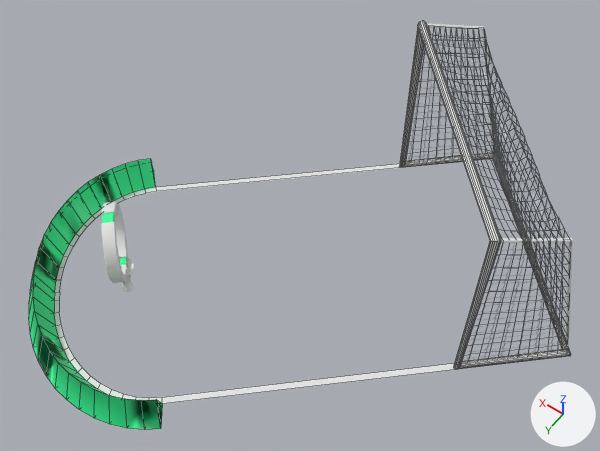
The FBX model MovistarExperience/MovistarCity/SM_Goalkeeper/SM_Goalkeeper.fbx: old version first, new version second.
Before and after are seen from a 50 mm camera at (-1.47, 100.27, 9.63) aimed at (2.26, 95.04, 1.41). Lighting does not change. The marker at lower right points along +X, +Y and +Z. Mesh edges are drawn as thin lines on the coarser meshes. Where no turn or scale is listed for an object, it has been applied to the vertices.

Objects in the first picture: 'grass.001', 'grass.003', 'porteria-arco.001', 'porteria-red', 'porteria-soporte.001', 'shooter01.002'.
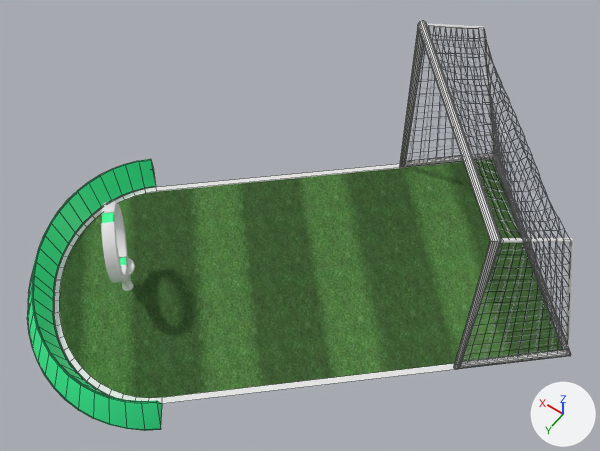
Boxes [x1, y1, x2, y2] around the edits, measured in the pictures (600 x 451 px):
'grass-field', added: after [59, 159, 562, 398]
'grass.003', reshaped: before [29, 159, 162, 430]; after [27, 159, 162, 430]

Diff of the bpy script that builds the scene:
```diff
--- a/MovistarExperience/MovistarCity/SM_Goalkeeper/SM_Goalkeeper.fbx.py
+++ b/MovistarExperience/MovistarCity/SM_Goalkeeper/SM_Goalkeeper.fbx.py
@@ img_t_goalkeeper02_r_png @@
+img_t_goalkeeper02_r_png = load_image('T_Goalkeeper02_R.png', 'T_Goalkeeper02_R.png', 2048, 2048, 'Non-Color')
@@ img_t_goalkeeper02_bc_png @@
+img_t_goalkeeper02_bc_png = load_image('T_Goalkeeper02_BC.png', 'T_Goalkeeper02_BC.png', 2048, 2048, 'sRGB')
@@ img_t_goalkeeper02_n_png @@
+img_t_goalkeeper02_n_png = load_image('T_Goalkeeper02_N.png', 'T_Goalkeeper02_N.png', 2048, 2048, 'Non-Color')
@@ mat_m_goalkeeper02 @@
+mat_m_goalkeeper02 = bpy.data.materials.new('M_Goalkeeper02')
+# uses the picture img_t_goalkeeper02_bc_png
+# uses the picture img_t_goalkeeper02_n_png
+# uses the picture img_t_goalkeeper02_r_png
@@ me_mesh_004 @@
 # used by ob_grass_003; location = (4.09, 96.5, 0.53)
-me_mesh_004.from_pydata(...)  # 168 vertices, 168 faces; spans x -1.73..1.59, y -1.78..1.68, z -0.3..0.14
+me_mesh_004.from_pydata(...)  # 422 vertices, 415 faces; spans x -1.74..1.6, y -1.79..1.69, z -0.3..0.13
+# me_mesh_004 part 1: 5 vertices moved within x -1.09..1.54, y -1.43..1.66, z -0.3; 137 vertices removed from x -1.7..1.53, y -1.74..1.62, z -0.3..0.14; 391 vertices added at x -1.74..1.6, y -1.79..1.69, z -0.3..0.13
 me_mesh_004.materials.append(mat_m_deportes05)
@@ me_mesh_007 @@
+me_mesh_007.from_pydata(...)  # 32 vertices, 1 face; spans x -5.32..1.18, y -5.08..1.27, z -0.3
+me_mesh_007.materials.append(mat_m_goalkeeper02)
@@ ob_grass_field @@
+ob_grass_field = bpy.data.objects.new('grass-field', me_mesh_007)
+ob_grass_field.location = (4.09, 96.5, 0.53)
```
